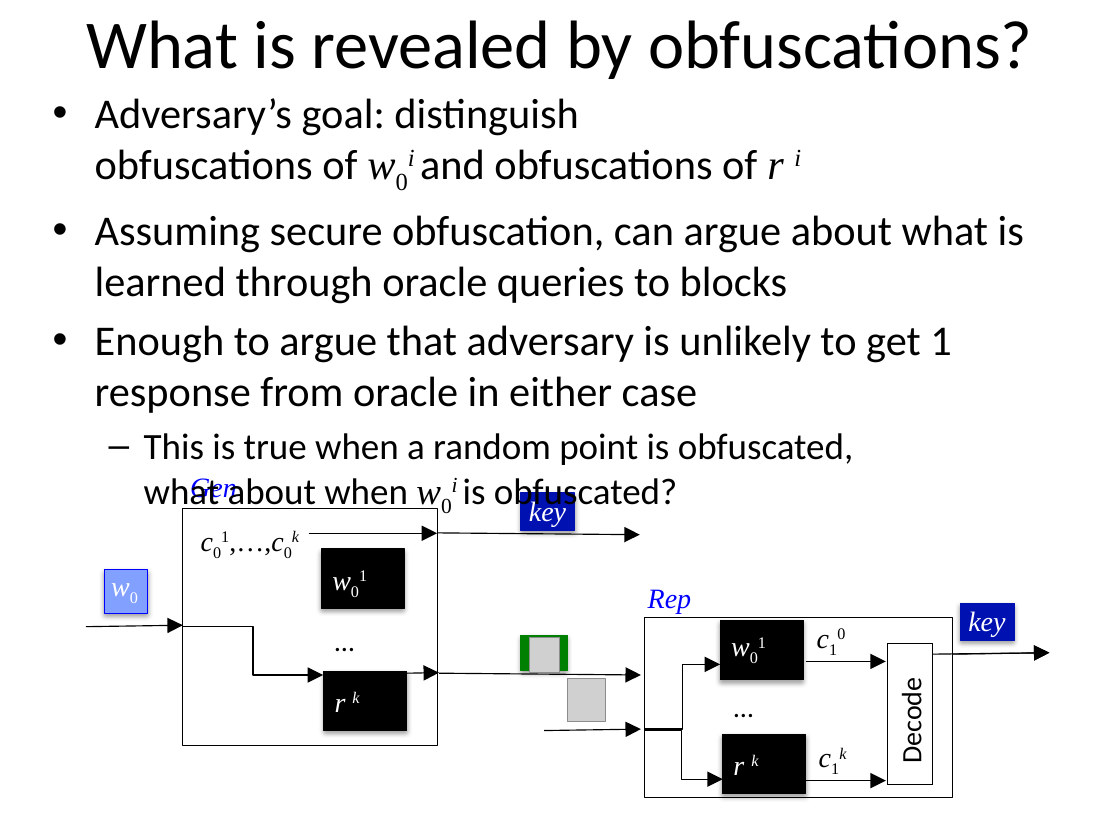
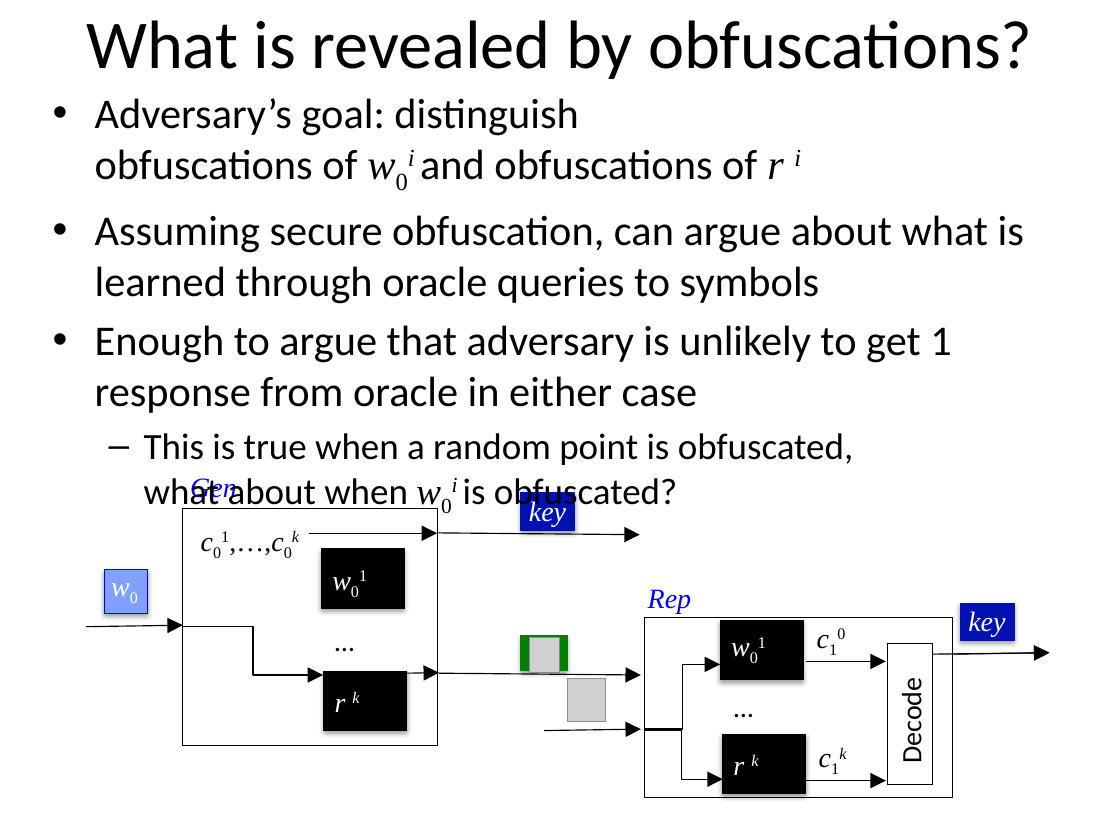
Before and after one commit to xianruimeng/comp-fuzzy-ext, a slide deck: slide 25 of constantRate/KeyDerivationWithNegativeUsable.pptx. Drawn at 1120x840 pixels with LibreOffice and Linux fonts; fonts in the diff are those of the drawing; grey boxes stand for pictures. Boxes give left, top, right and bottom in pixels: in the first picture for what was removed or moved away, otherwise in the second. Text is boxed around its words. In the diff, an @@ line names an element or a change of style, - is before the commit and + after.

```diff
--- a/constantRate/KeyDerivationWithNegativeUsable.pptx
+++ b/constantRate/KeyDerivationWithNegativeUsable.pptx
@@ text at (95,215,1024,304): text changed @@
-• Assuming secure obfuscation, can argue about what is learned through oracle queries to blocks
+• Assuming secure obfuscation, can argue about what is learned through oracle queries to symbols
```
Also in this commit, not shown: 32 other slides changed, 2 slides added, 1 other file.
